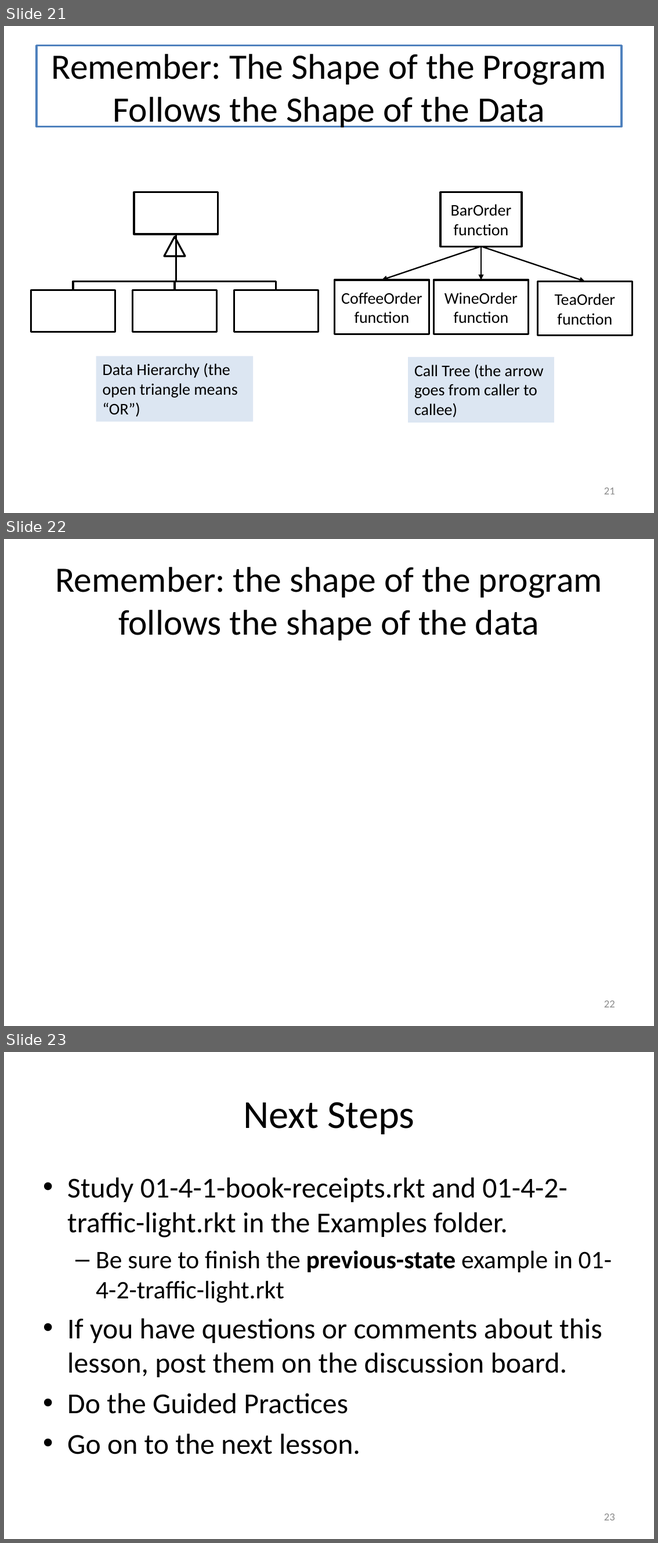
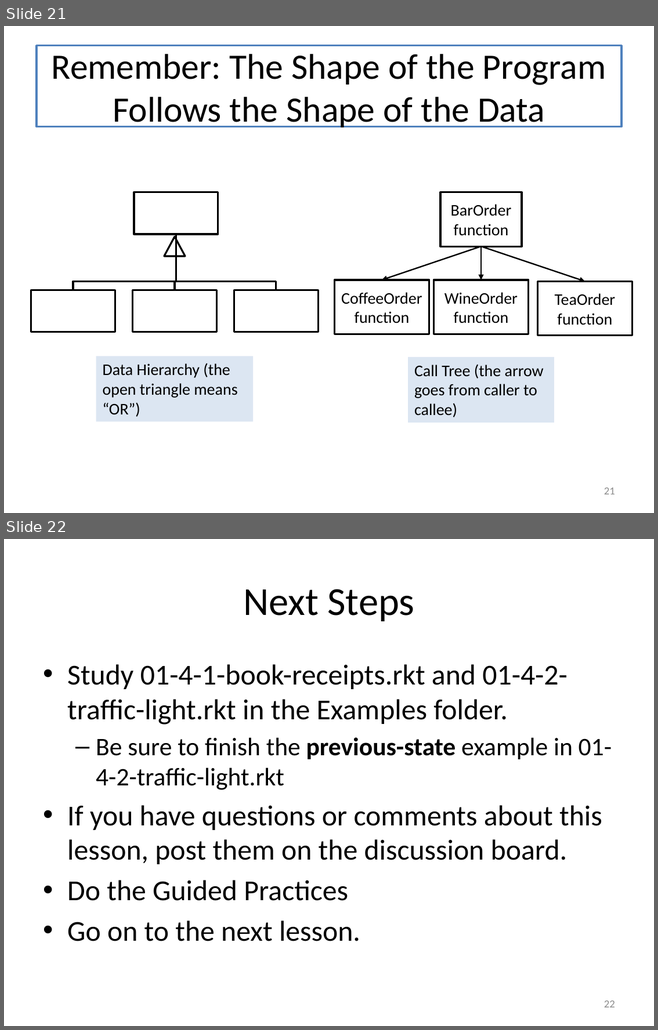
Before and after one commit to mwand/cs5010f17, a slide deck: Slides/Lesson 1.4 Using a Template.pptx. Shown one above the other, each under a label of ours: slides 21, 22 and 23 before the commit, slides 21 and 22 after it. The pictures are 658x1543 and 658x1030 pixels, drawn with LibreOffice and Linux fonts; fonts in the diff are those of the drawing. Boxes give left, top, right and bottom in pixels: in the first picture for what was removed or moved away, otherwise in the second. Text is boxed around its words. In the diff, an @@ line names an element or a change of style, - is before the commit and + after.

```diff
--- a/Slides/Lesson 1.4 Using a Template.pptx
+++ b/Slides/Lesson 1.4 Using a Template.pptx
@@ slide 22 removed at [4, 539, 654, 1026], background #FFFFFF @@
@@ title removed at [36, 559, 621, 640] @@
-Remember: the shape of the program follows the shape of the data
@@ page number removed at [604, 1001, 615, 1008] @@
-22
@@ what was slide 23 is now slide 22 @@
@@ page number at [604, 1001, 615, 1008]: text changed @@
-23
+22
```
Also in this commit, not shown: 21 other files.
